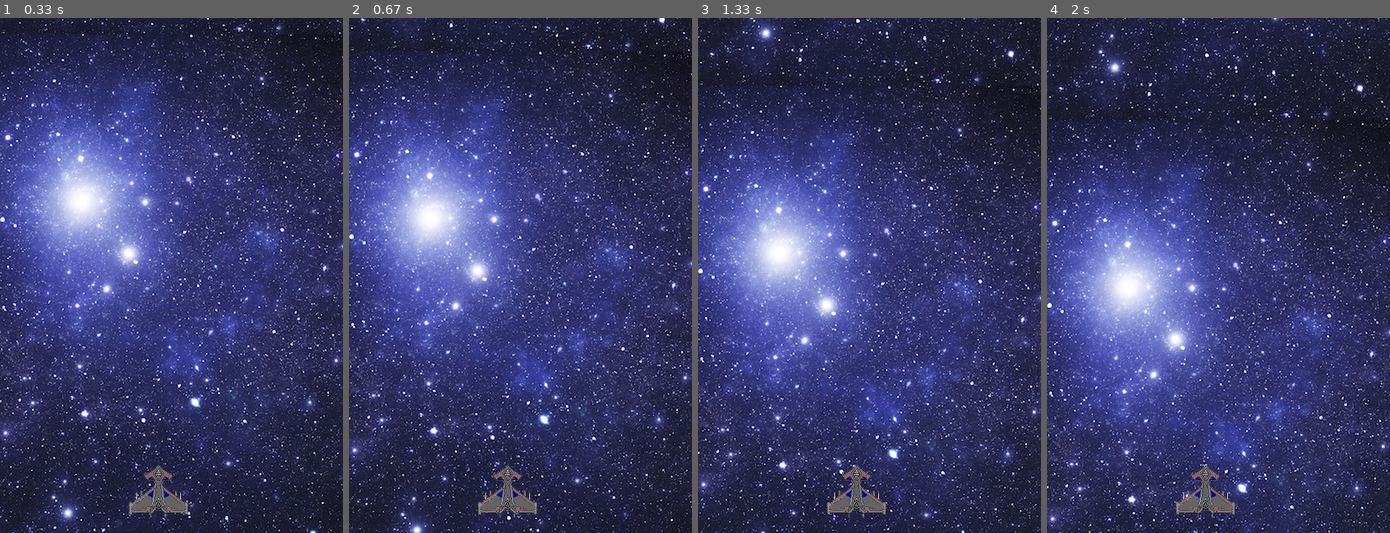
Above: before the commit, frames 1-4 (left to right).
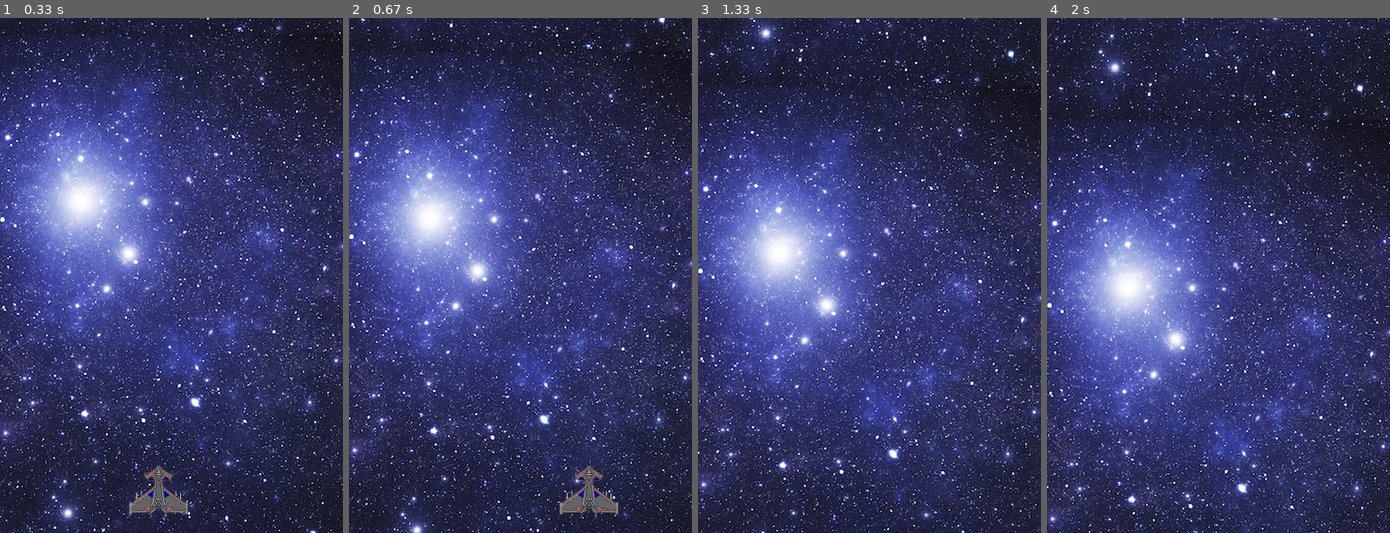
Above: after the commit, the same moments.

Repository: pdevezeaud/Python_Game_Pygame
Game: pygame game, started from main.py
Two runs of this game, one before a commit and one after it. Both use one fixed random seed, a clock stepped at 60 frames per second and the inputs below.
Inputs:
- Up to frame 1 (0.33 s): no input
- Up to frame 2 (0.67 s): hold Right from 0.33 s (still down)
- Up to frame 3 (1.33 s): release Right at 0.8 s; hold Right 0.83-1.3 s
- Up to frame 4 (2 s): hold Right 1.33-1.97 s

Frame 1 is identical in both runs. In frame 2, 1.6% of the frame differs, in the area x 37-79%, y 86-97%; in frame 3, 0.8%; in frame 4, 0.8%.

Commit message:
ajout action touche game.presse et d'un dico pour stocker le retour suite1

Diff:
--- a/main.py
+++ b/main.py
@@ -53,4 +53,7 @@
         elif event.type == pygame.KEYUP:
             game.pressed[event.key] = False
 
-    print(game.pressed)
+    #print(game.pressed)
+
+    if game.pressed.get(pygame.K_RIGHT):
+        game.player.move_right()
